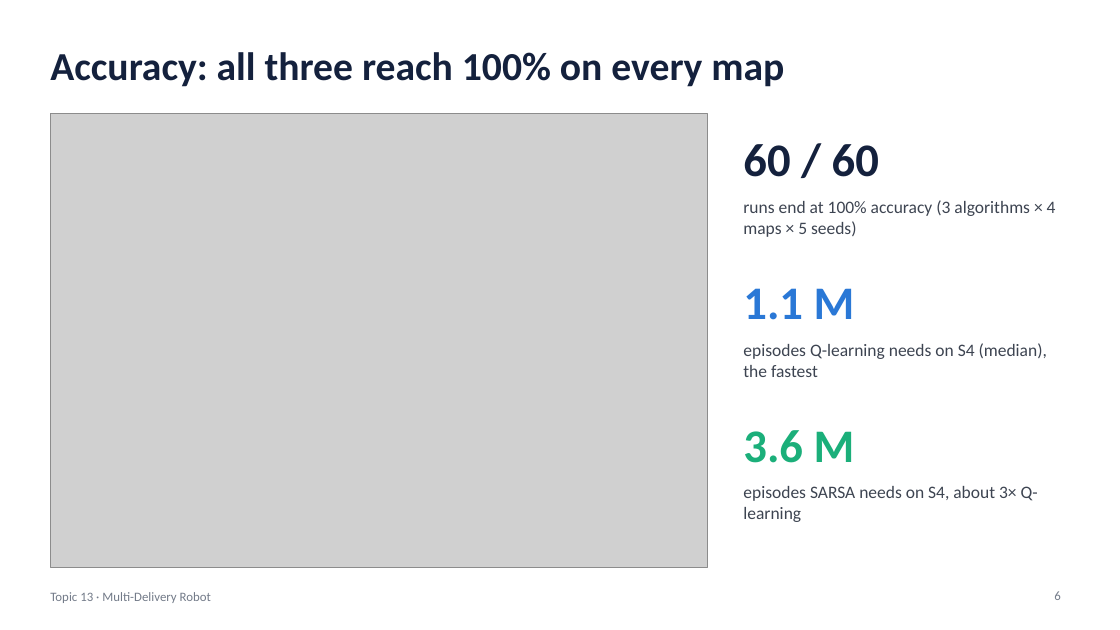
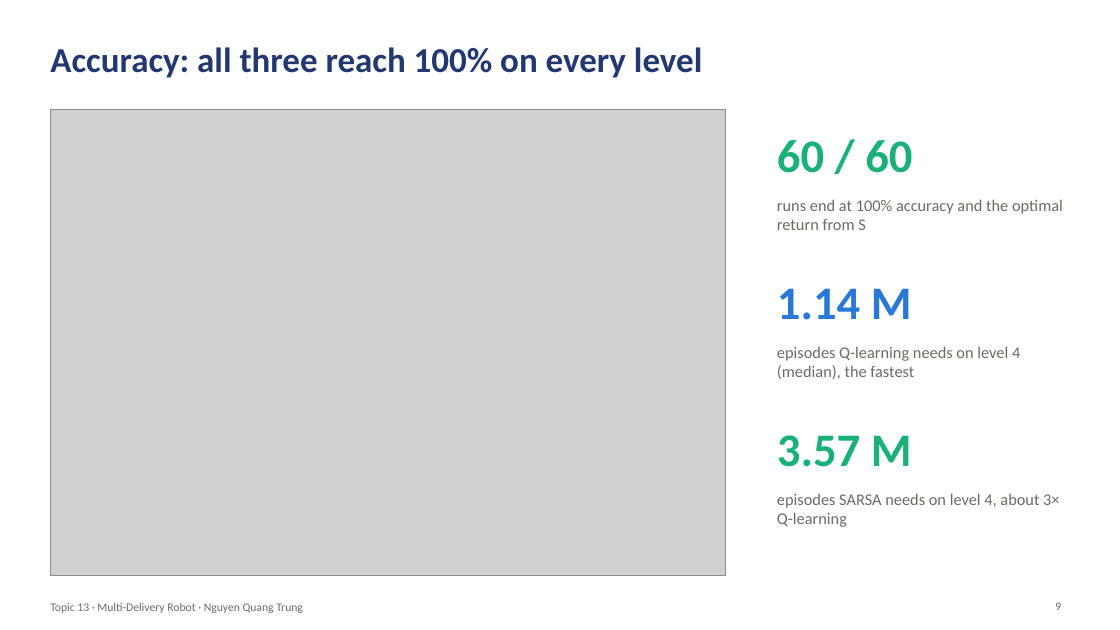
Before and after one commit to Qwup2112/multi-delivery-robot-rl, a slide deck: slide 9 of Nguyen_Quang_Trung-22011211/Slides_Topic13_MultiDeliveryRobot.pptx (slide 6 before the commit). Drawn at 1120x630 pixels with LibreOffice and Linux fonts; fonts in the diff are those of the drawing; grey boxes stand for pictures; background and template pictures are left out. Boxes give left, top, right and bottom in pixels: in the first picture for what was removed or moved away, otherwise in the second. Text is boxed around its words. In the diff, an @@ line names an element or a change of style, - is before the commit and + after.

```diff
--- a/Nguyen_Quang_Trung-22011211/Slides_Topic13_MultiDeliveryRobot.pptx
+++ b/Nguyen_Quang_Trung-22011211/Slides_Topic13_MultiDeliveryRobot.pptx
@@ title at [50,47,702,78]: text changed; size 34 to 30 pt; text colour #14213D to #233871 @@
-Accuracy: all three reach 100% on every map
+Accuracy: all three reach 100% on every level
@@ picture: place and size @@
-picture at [50,113,707,567]
+picture at [50,109,725,576]
@@ text "60 / 60": place and size @@
-text "60 / 60" at [743,144,879,177]
+text "60 / 60" at [777,140,912,173]
@@ text "60 / 60" at [777,140,912,173]: text colour #14213D to #1BAF7A @@
@@ text at [777,199,1063,230]: text changed; size 15 to 14 pt; text colour #3D4451 to #6B6A66 @@
-runs end at 100% accuracy (3 algorithms × 4 maps × 5 seeds)
+runs end at 100% accuracy and the optimal return from S
@@ text at [777,288,912,320]: text changed @@
-1.1 M
+1.14 M
@@ text at [777,346,1020,379]: text changed; size 15 to 14 pt; text colour #3D4451 to #6B6A66 @@
-episodes Q-learning needs on S4 (median), the fastest
+episodes Q-learning needs on level 4 (median), the fastest
@@ text at [777,435,912,467]: text changed @@
-3.6 M
+3.57 M
@@ text at [777,493,1059,527]: text changed; size 15 to 14 pt; text colour #3D4451 to #6B6A66 @@
-episodes SARSA needs on S4, about 3× Q-learning
+episodes SARSA needs on level 4, about 3× Q-learning
@@ page number removed at [1054,591,1060,600] @@
-6
@@ text at [50,603,303,613]: text changed; size 11 to 10 pt; text colour #737B89 to #6B6A66 @@
-Topic 13 · Multi-Delivery Robot
+Topic 13 · Multi-Delivery Robot · Nguyen Quang Trung
@@ page number added at [1055,602,1061,610], 10 pt, text #6B6A66 @@
+9
```
Also in this commit, not shown: 11 other slides changed, 8 slides added, 9 slides removed, 1 other file.
